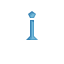
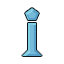
Two versions of the same layered image (64 × 64). Layer-by-layer changes:
painted on "Polygon 1" over [22, 8, 42, 56]
